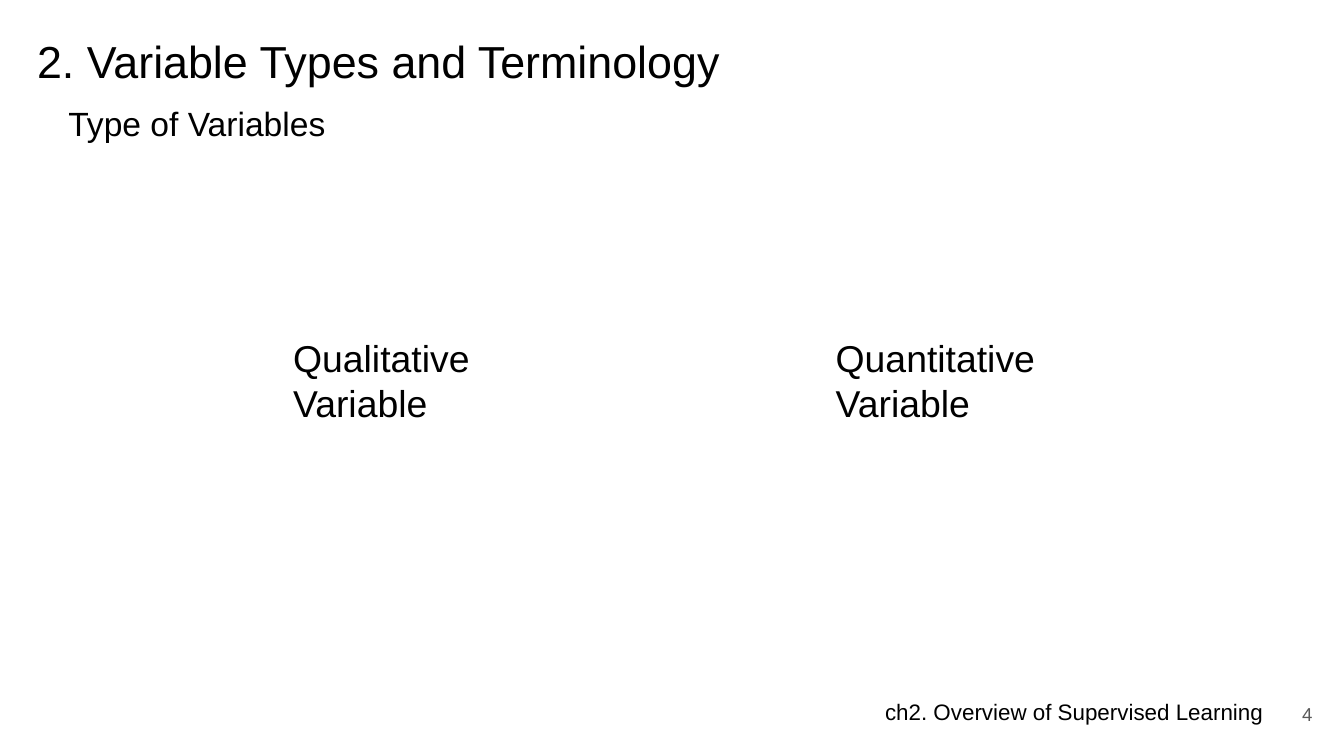
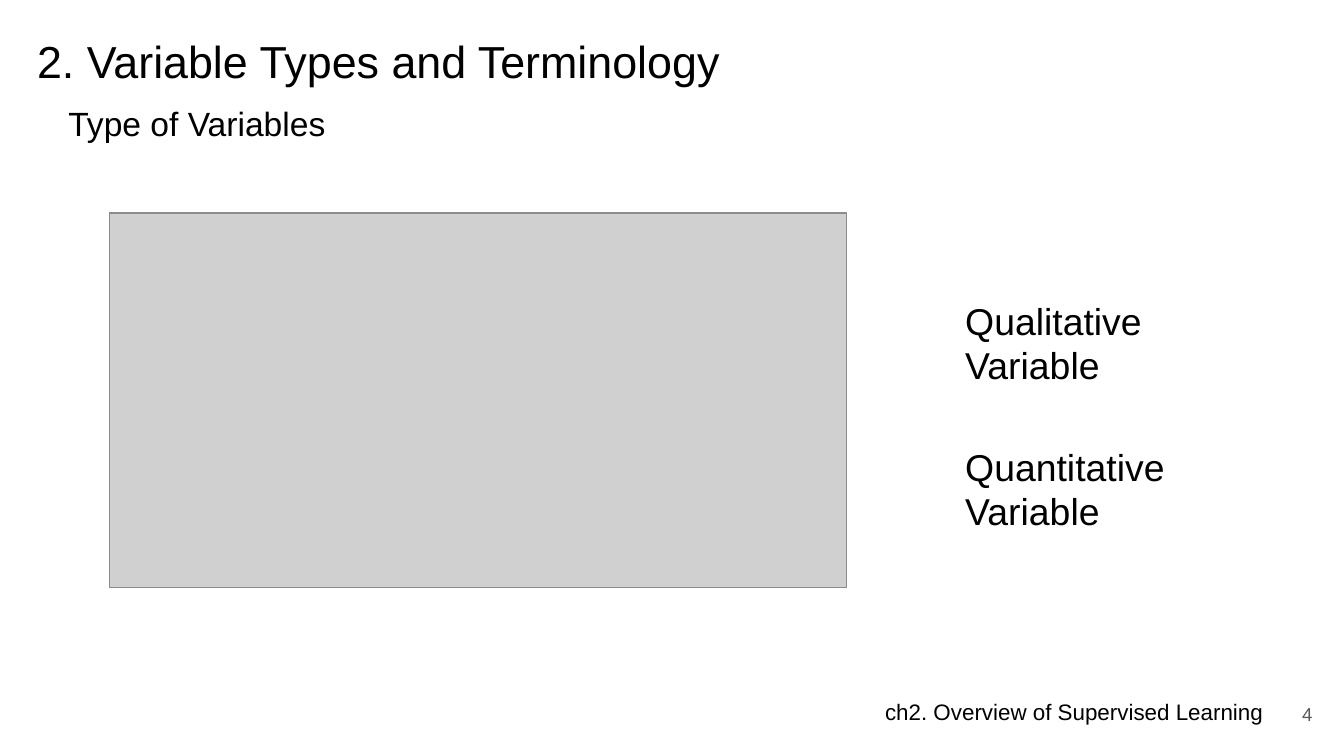
Before and after one commit to JerryKwon/ElemStatLearn-review, a slide deck: slide 4 of ch2. Supervised Learning/presentation/ch2. Overview of Supervised Learning.pptx. Drawn at 1344x756 pixels with LibreOffice and Linux fonts; fonts in the diff are those of the drawing; grey boxes stand for pictures. Boxes give left, top, right and bottom in pixels: in the first picture for what was removed or moved away, otherwise in the second. Text is boxed around its words. In the diff, an @@ line names an element or a change of style, - is before the commit and + after.

```diff
--- a/ch2. Supervised Learning/presentation/ch2. Overview of Supervised Learning.pptx
+++ b/ch2. Supervised Learning/presentation/ch2. Overview of Supervised Learning.pptx
@@ picture added at (x1=109, y1=212, x2=847, y2=587) @@
@@ text "Qualitative Variable" moved from (x1=293, y1=345, x2=469, y2=418) to (x1=965, y1=308, x2=1141, y2=380) @@
@@ text "Quantitative Variable" moved from (x1=836, y1=345, x2=1035, y2=418) to (x1=965, y1=454, x2=1164, y2=526) @@
```
Also in this commit, not shown: 4 other slides changed, 2 slides removed.
